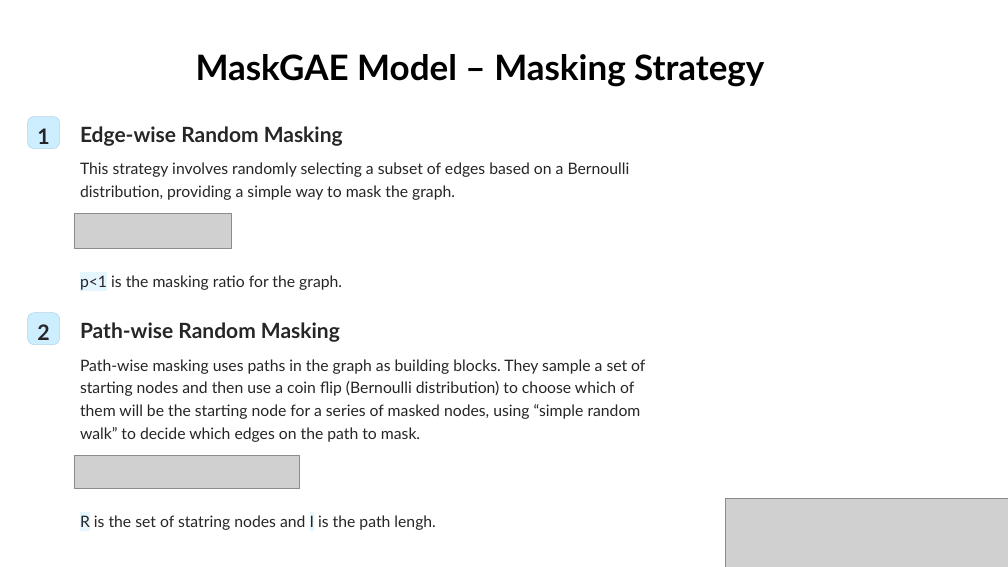
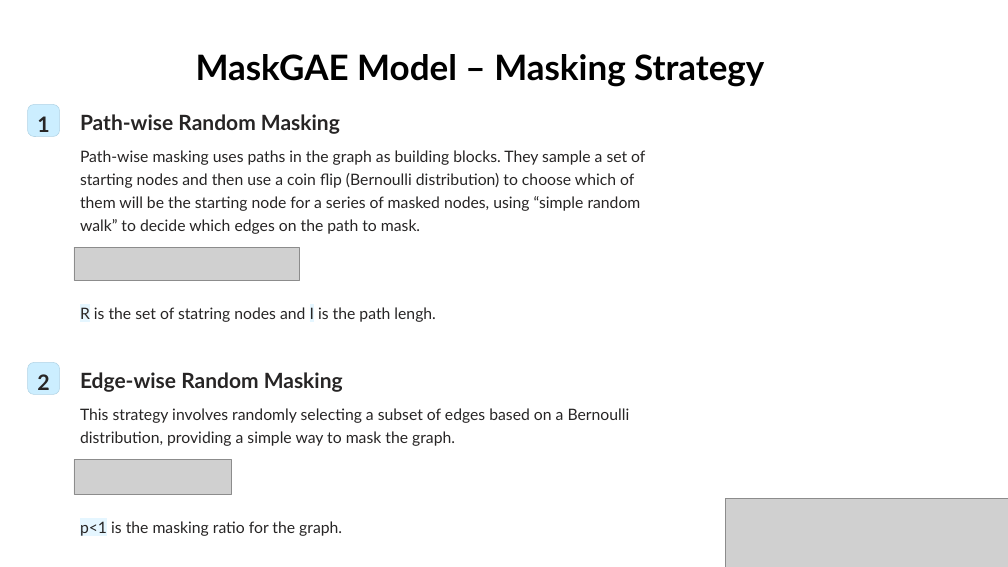
Before and after one commit to gilseg10/BraudeProject, a slide deck: slide 10 of Graph reconstruction with MaskGAE_.pptx (slide 9 before the commit). Drawn at 1008x567 pixels with LibreOffice and Linux fonts; fonts in the diff are those of the drawing; grey boxes stand for pictures; background and template pictures are left out. Boxes give left, top, right and bottom in pixels: in the first picture for what was removed or moved away, otherwise in the second. Text is boxed around its words. In the diff, an @@ line names an element or a change of style, - is before the commit and + after.

```diff
--- a/Graph reconstruction with MaskGAE_.pptx
+++ b/Graph reconstruction with MaskGAE_.pptx
@@ rounded rectangle: place and size @@
-rounded rectangle at [28,312,60,345]
+rounded rectangle at [28,105,60,137]
@@ text "1": place and size @@
-text "1" at [37,128,49,150]
+text "1" at [37,116,49,138]
@@ 3 texts, 1 picture: place and size @@
-3 texts, 1 picture at [74,322,645,530]
+3 texts, 1 picture at [74,114,645,322]
@@ 3 texts, 1 picture, 1 rounded rectangle: place and size @@
-3 texts, 1 picture, 1 rounded rectangle at [28,117,630,290]
+3 texts, 1 picture, 1 rounded rectangle at [28,362,630,536]
@@ text "2" rewrapped from [37,324,49,346] to [37,374,49,390] @@
```
Also in this commit, not shown: 13 other slides changed, 1 slide added, 1 other file.
